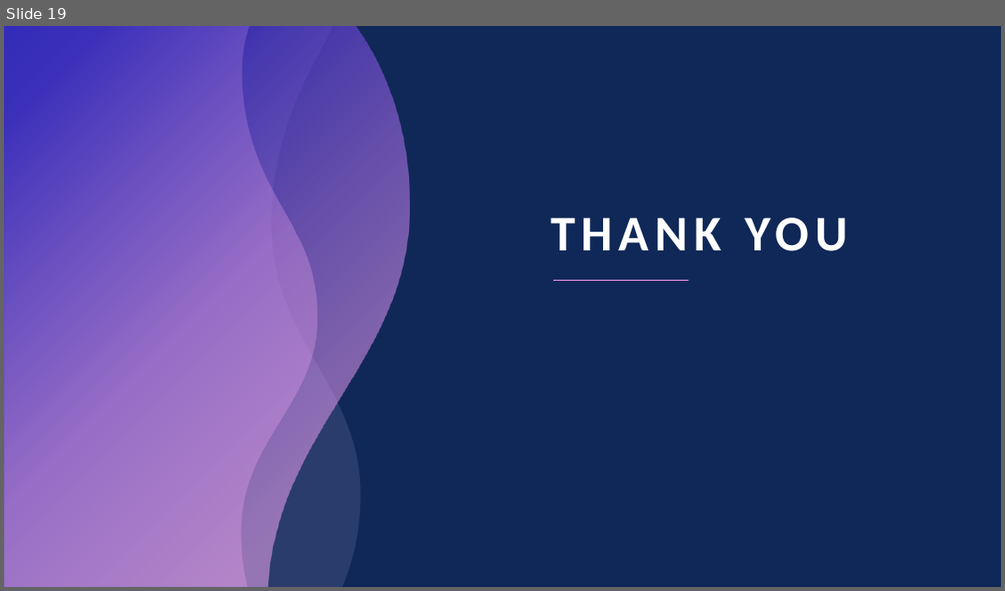
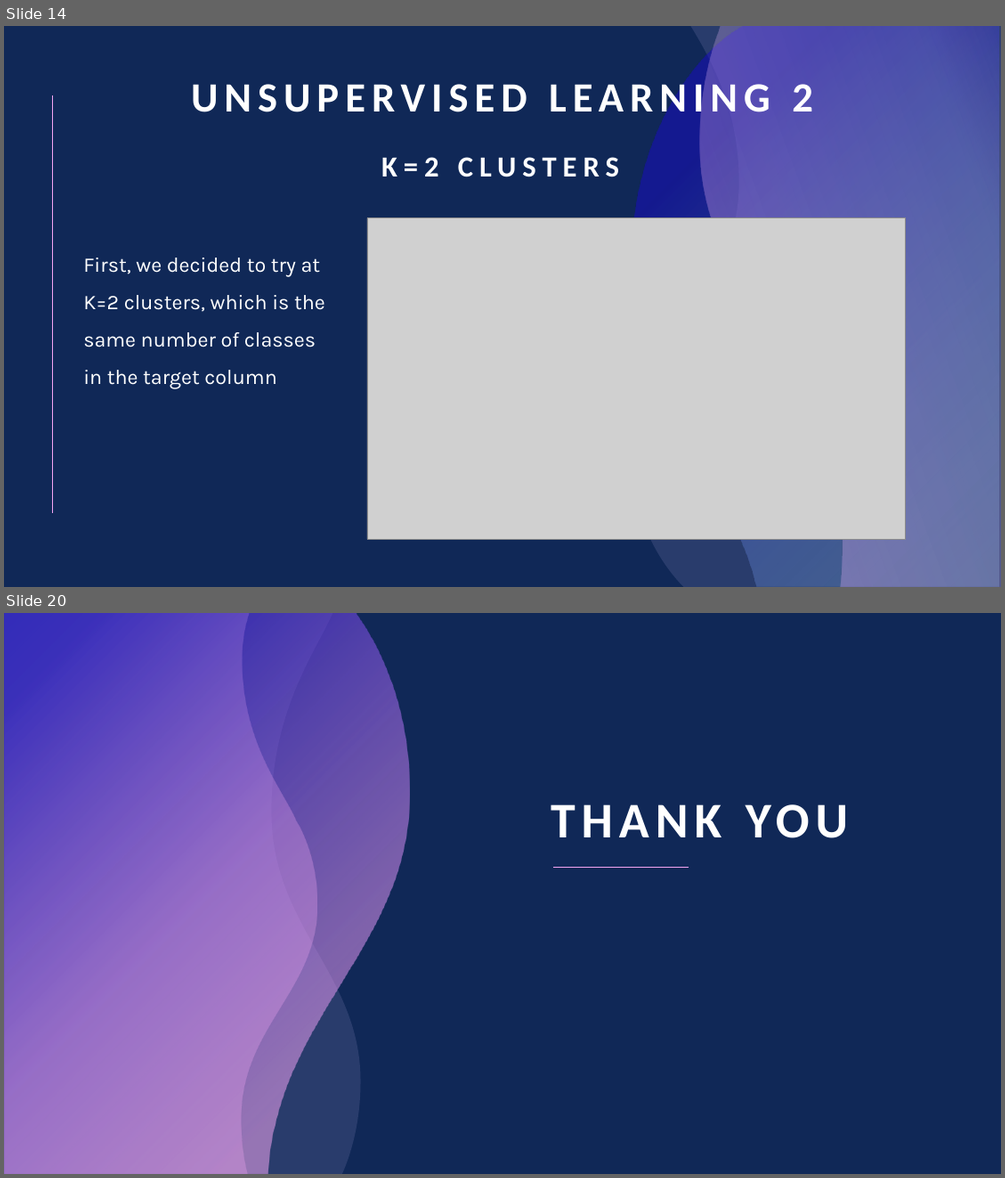
Before and after one commit to liuYousefKahwaji/CSCI441Project, a slide deck: CSCI441 Project Presentation.pptx. Shown one above the other, each under a label of ours: slide 19 before the commit, slides 14 and 20 after it; the slides between them are not shown. The pictures are 1005x591 and 1005x1178 pixels, drawn with LibreOffice and Linux fonts; fonts in the diff are those of the drawing; grey boxes stand for pictures. Boxes give left, top, right and bottom in pixels: in the first picture for what was removed or moved away, otherwise in the second. Text is boxed around its words. In the diff, an @@ line names an element or a change of style, - is before the commit and + after.

```diff
--- a/CSCI441 Project Presentation.pptx
+++ b/CSCI441 Project Presentation.pptx
@@ slide 14 added at box(4, 26, 1001, 587), background #102857 @@
@@ freeform shape added at box(631, 26, 1001, 587), fill #C3B9F2 at 14% opacity @@
@@ freeform shape added at box(631, 26, 999, 587), fill gradient #92CDF0 to #180DC2 @@
@@ freeform shape added at box(699, 26, 1001, 587), fill gradient #F6A6F4 to #C3B9F2 @@
@@ text added at box(191, 77, 813, 122), 40 pt, text #FFFFFF, bold @@
+UNSUPERVISED LEARNING 2
@@ line added from (53, 95) to (53, 514), #F6A6F4 0.5 pt @@
@@ text added at box(381, 157, 619, 177), 28 pt, text #FFFFFF, bold @@
+K=2 CLUSTERS
@@ picture added at box(367, 218, 906, 540) @@
@@ text added at box(83, 257, 325, 389), 20 pt, text #FFFFFF @@
+First, we decided to try at K=2 clusters, which is the same number of classes in the target column
@@ what was slide 19 is now slide 20 @@
```
Also in this commit, not shown: 2 slides changed, 6 other slides added, 6 slides removed.
